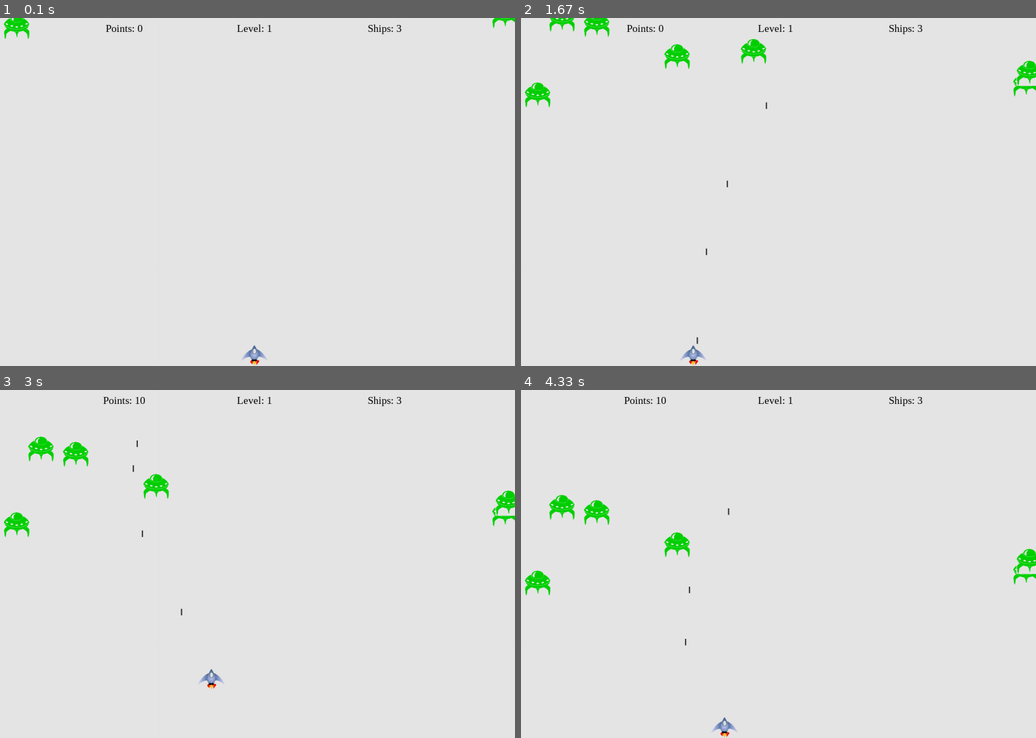
Above: before the commit, frames 1-4 (two rows, left to right).
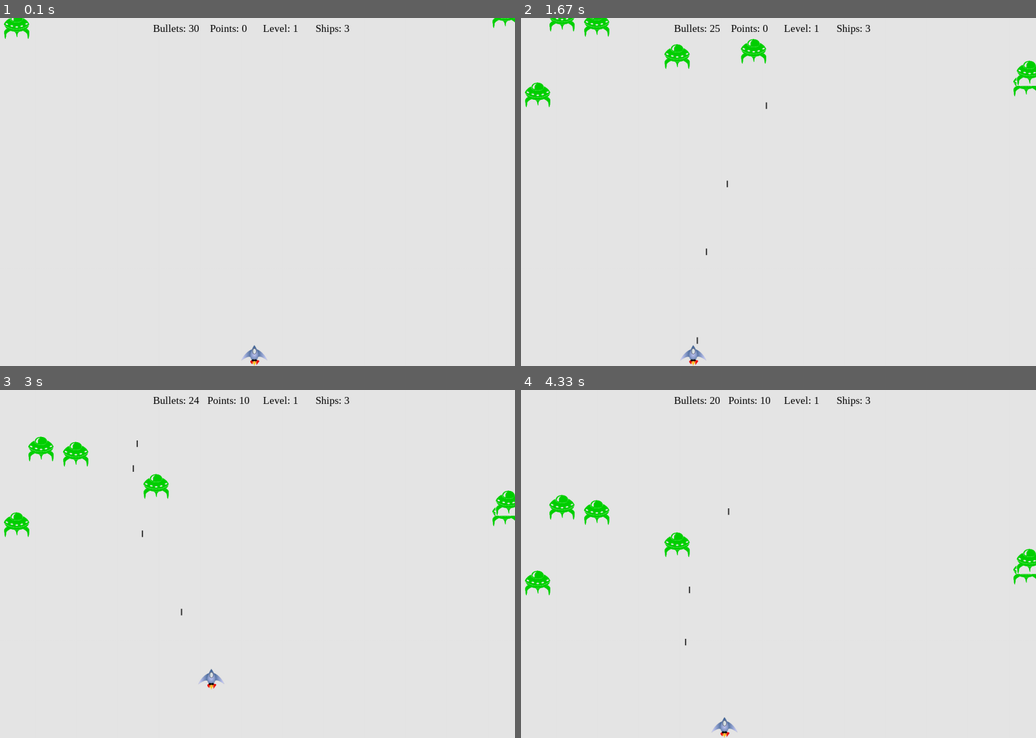
Above: after the commit, the same moments.

Repository: imofelrj/Alien-War
Game: pygame game, started from main.py
Same seed, same stepped clock (60 frames per second), same inputs: the game is played once before the commit and once after it.
Inputs:
- Up to frame 1 (0.1 s): no input
- Up to frame 2 (1.67 s): tap Space at 0.33, 0.73, 1.03, 1.3, 1.63 s; hold Left 0.67-1.2 s; hold Down 1.23-1.53 s; hold Left from 1.57 s (still down)
- Up to frame 3 (3 s): tap Space at 1.93, 2.07, 2.47, 2.77 s; release Left at 1.97 s; hold Up 2-2.37 s; hold Right from 2.4 s (still down)
- Up to frame 4 (4.33 s): release Right at 3.03 s; hold Down 3.07-3.43 s; tap Space at 3.13, 3.53, 3.83, 4.03 s; hold Left 3.47-3.93 s; hold Right from 3.97 s (still down)

The runs differ from the first frame. In frame 1, 0.4% of the frame differs, in the area x 20-78%, y 1-5%; in frame 2, 0.4%; in frame 3, 0.5%; in frame 4, 0.5%.

Commit message:
Stable Version 3.0.0

Diff:
--- a/game_functions.py
+++ b/game_functions.py
@@ -35,12 +35,20 @@
             ship.moving_down = True
         elif event.key == pygame.K_SPACE and len(bullets) < ai_var.bullet_maximum: # fire
             fire(ai_var,screen,ship,bullets)
+            scores.bullets_left -= 1
+            if scores.bullets_left <= 0:
+                scores.game_active = False
+                print("Game Over because bullets ran out.")
             sounds.bullet.play()
             ai_var.judge = True
         elif event.key == pygame.K_b and scores.score >= ai_var.p_points:
             scores.score -= ai_var.p_points
             ai_var.bullet_width = 600    # big bullet
             fire(ai_var,screen,ship,bullets)
+            scores.bullets_left -= 1
+            if scores.bullets_left <= 0:
+                scores.game_active = False
+                print("Game Over because bullets ran out.")
             sounds.bullet.play()
             ai_var.judge = False
             ai_var.bullet_width = 3      # reset
@@ -62,10 +70,11 @@
     scores.show_score()
     scores.show_ship_num()
     scores.show_level()
+    scores.show_bullets_num()
     pygame.display.flip()
 
 def remove(bullets,aliens,screen):
-    for bullet in bullets.copy():
+    for bullet in bullets.sprites():
         if bullet.rect.bottom <= 0:
             bullets.remove(bullet)
     for alien in aliens.sprites():
@@ -77,17 +86,19 @@
     if collisions:
         scores.score += ai_var.alien_points
         scores.killed += 1
+        scores.bullets_left += 3
         sounds.enemy1_down.play()
     if len(aliens) == 0:
         for i in range(0,ai_var.alien_maximum):
             new_alien = Alien(screen,ai_var)
             aliens.add(new_alien)
     if pygame.sprite.spritecollideany(ship,aliens):
-        ship_hit(scores,ship,aliens,bullets)
+        ship_hit(scores,ship,aliens,bullets,sounds)
 
-def ship_hit(scores,ship,aliens,bullets):
+def ship_hit(scores,ship,aliens,bullets,sounds):
     if scores.ship_left > 0:
         scores.ship_left -= 1
+        sounds.me_down.play()
         aliens.empty()
         bullets.empty()
         ship.center_ship()
--- a/scores.py
+++ b/scores.py
@@ -10,13 +10,14 @@
         self.killed = 0
         self.level = 1
         self.ship_left = ai_var.ship_limit
+        self.bullets_left = ai_var.bullets_limit
         self.game_active = True
     def show_score(self):
         draw_str = "Points: " + str(self.score)
         font = pygame.font.SysFont("Times", 24)
         text = font.render(draw_str,True,(0,0,0)) # show black font
         text_rect = text.get_rect()
-        text_rect.centerx = self.screen.get_rect().centerx // 2
+        text_rect.centerx = self.screen.get_rect().centerx * 0.9
         text_rect.y = 10
         self.screen.blit(text,text_rect)
     def show_ship_num(self):
@@ -24,7 +25,7 @@
         font = pygame.font.SysFont("Times", 24)
         text = font.render(draw_str,True,(0,0,0)) # show black font
         text_rect = text.get_rect()
-        text_rect.centerx = self.screen.get_rect().centerx * 1.5
+        text_rect.centerx = self.screen.get_rect().centerx * 1.3
         text_rect.y = 10
         self.screen.blit(text,text_rect)
     def show_level(self):
@@ -33,6 +34,14 @@
         font = pygame.font.SysFont("Times", 24)
         text = font.render(draw_str,True,(0,0,0)) # show black font
         text_rect = text.get_rect()
-        text_rect.centerx = self.screen.get_rect().centerx
+        text_rect.centerx = self.screen.get_rect().centerx * 1.1
         text_rect.y = 10
         self.screen.blit(text,text_rect)
+    def show_bullets_num(self):
+        draw_str = "Bullets: " + str(self.bullets_left)
+        font = pygame.font.SysFont("Times", 24)
+        text = font.render(draw_str,True,(0,0,0)) # show black font
+        text_rect = text.get_rect()
+        text_rect.centerx = self.screen.get_rect().centerx * 0.7
+        text_rect.y = 10
+        self.screen.blit(text,text_rect)
--- a/sounds.py
+++ b/sounds.py
@@ -5,7 +5,8 @@
 
 class Sounds():
     def __init__(self):
-        self.bullet      = Sound("sounds/bullet.wav")
+        self.bullet      = Sound("sounds/bullet.wav")       # bullet
         self.enemy1_down = Sound("sounds/enemy1_down.wav")  # level 1
         self.enemy2_down = Sound("sounds/enemy2_down.wav")  # level 2
         self.enemy3_down = Sound("sounds/enemy3_down.wav")  # level 3
+        self.me_down     = Sound("sounds/me_down.wav")      # ship down
--- a/var.py
+++ b/var.py
@@ -24,3 +24,4 @@
         self.judge = True
         self.fps = 100
         self.ship_limit = 3
+        self.bullets_limit = 30
Not shown, changed: README.md
